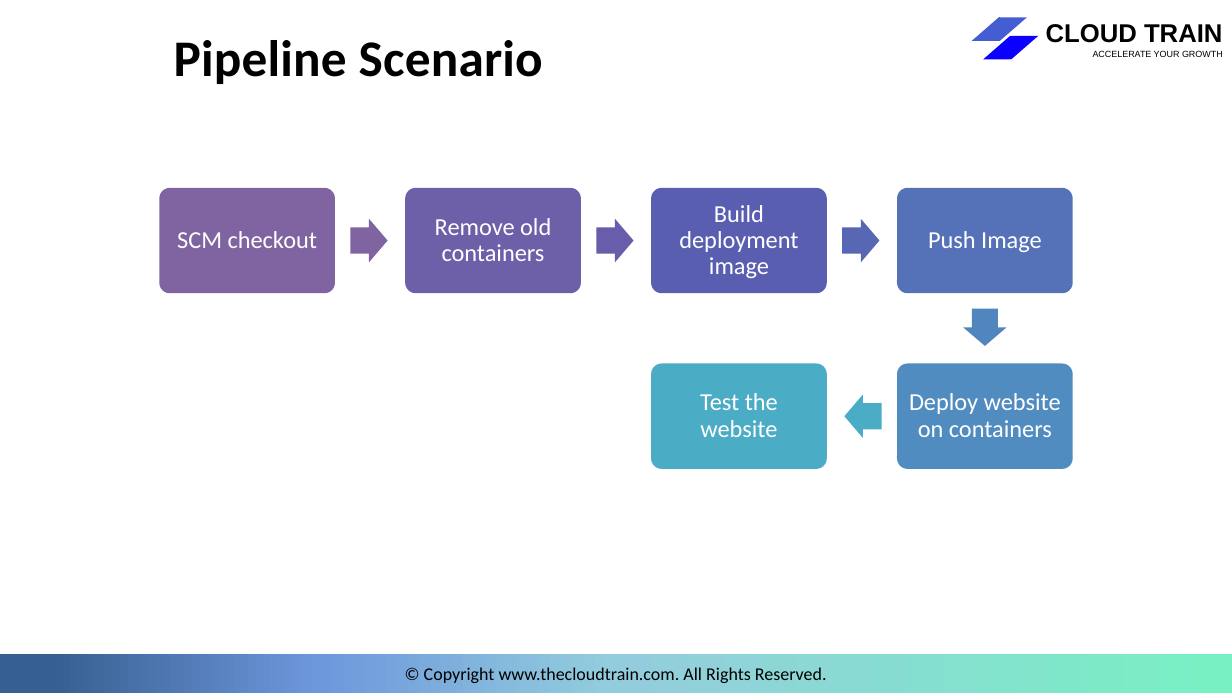
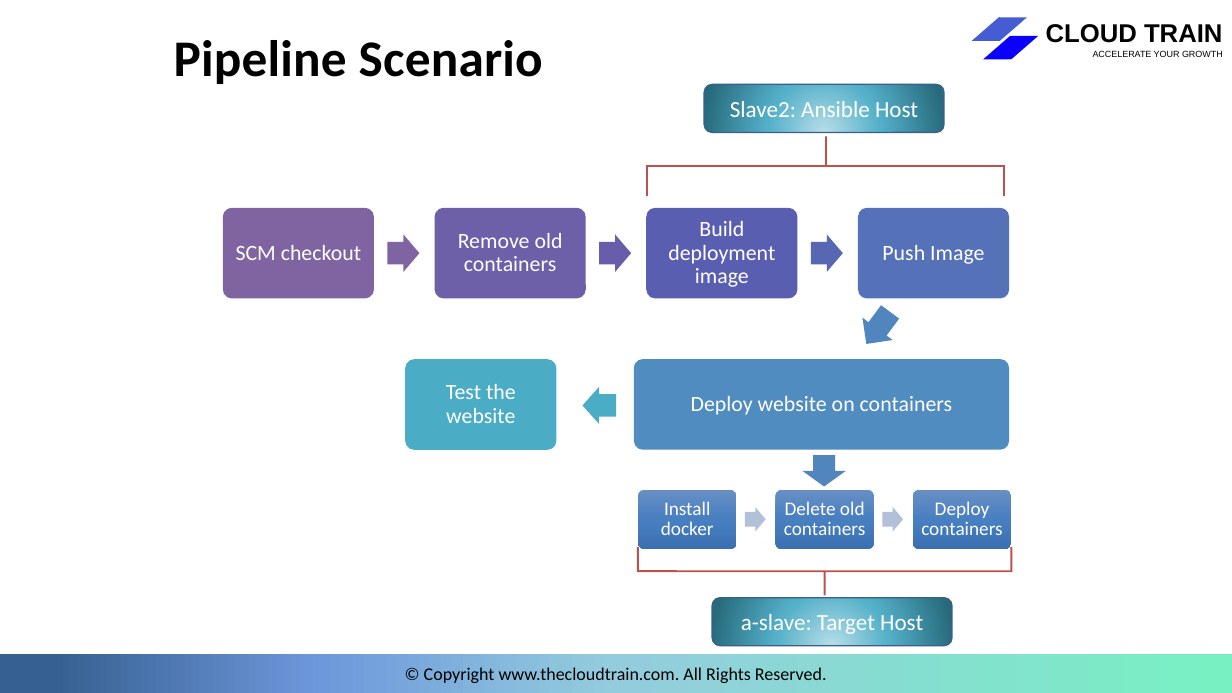
Before and after one commit to vistasunil/jenkins-terraform-docker-webinar, a slide deck: slide 12 of Jenkins_CICD.pptx. Drawn at 1232x693 pixels with LibreOffice and Linux fonts; fonts in the diff are those of the drawing; background and template pictures are left out. Boxes give left, top, right and bottom in pixels: in the first picture for what was removed or moved away, otherwise in the second. Text is boxed around its words. In the diff, an @@ line names an element or a change of style, - is before the commit and + after.

Commit message:
add

```diff
--- a/Jenkins_CICD.pptx
+++ b/Jenkins_CICD.pptx
@@ rounded rectangle added at [704, 84, 945, 132], fill gradient #B7DEE8 to #54B0C9 to #276A7C, outline #3A5F8C 1 pt, 18 pt, text #FFFFFF @@
+Slave2: Ansible Host
@@ left brace added at [647, 136, 1005, 195], outline #C0504D 1.5 pt @@
@@ rounded rectangle: place and size @@
-rounded rectangle at [159, 188, 335, 293]
+rounded rectangle at [223, 208, 374, 299]
@@ rounded rectangle: place and size @@
-rounded rectangle at [406, 188, 581, 293]
+rounded rectangle at [434, 208, 586, 299]
@@ rounded rectangle: place and size @@
-rounded rectangle at [652, 188, 827, 293]
+rounded rectangle at [646, 208, 798, 299]
@@ rounded rectangle: place and size @@
-rounded rectangle at [897, 188, 1073, 293]
+rounded rectangle at [859, 208, 1010, 299]
@@ text "SCM checkout": place and size @@
-text "SCM checkout" at [177, 231, 317, 248]
+text "SCM checkout" at [236, 245, 361, 260]
@@ right arrow: place and size @@
-right arrow at [350, 219, 387, 262]
+right arrow at [387, 235, 420, 273]
@@ text "Remove old containers": place and size @@
-text "Remove old containers" at [435, 218, 551, 261]
+text "Remove old containers" at [458, 233, 563, 271]
@@ right arrow: place and size @@
-right arrow at [596, 219, 633, 262]
+right arrow at [599, 235, 631, 273]
@@ text "Build deployment image": place and size @@
-text "Build deployment image" at [679, 205, 798, 278]
+text "Build deployment image" at [668, 221, 775, 287]
@@ right arrow: place and size @@
-right arrow at [843, 219, 880, 262]
+right arrow at [811, 235, 843, 273]
@@ text "Push Image": place and size @@
-text "Push Image" at [928, 231, 1042, 252]
+text "Push Image" at [882, 245, 984, 264]
@@ right arrow at [851, 301, 906, 356]: rotation 90 to 126 degrees @@
@@ rounded rectangle: place and size @@
-rounded rectangle at [652, 363, 827, 469]
+rounded rectangle at [406, 360, 557, 450]
@@ size 19 to 17 pt in 6 elements at [458, 233, 563, 271], [668, 221, 775, 287], [236, 245, 361, 260], [882, 245, 984, 264], [691, 396, 953, 415], [446, 384, 516, 423] @@
@@ text "Test the website": place and size @@
-text "Test the website" at [700, 393, 778, 437]
+text "Test the website" at [446, 384, 516, 423]
@@ right arrow: place and size @@
-right arrow at [845, 395, 882, 438]
+right arrow at [582, 386, 616, 424]
@@ rounded rectangle: place and size @@
-rounded rectangle at [897, 363, 1073, 469]
+rounded rectangle at [634, 360, 1009, 450]
@@ text "Deploy website on containers": place and size @@
-text "Deploy website on containers" at [909, 393, 1061, 437]
+text "Deploy website on containers" at [691, 396, 953, 415]
@@ down arrow added at [802, 456, 846, 487], fill #5185BD @@
@@ group added at [639, 490, 1011, 549]: 3 rounded rectangles, 3 texts, 2 right arrows @@
+Install docker
+Delete old containers
+Deploy containers
@@ left brace added at [638, 547, 1011, 595], outline #C0504D 1.5 pt @@
@@ rounded rectangle added at [713, 598, 953, 646], fill gradient #B7DEE8 to #54B0C9 to #276A7C, outline #3A5F8C 1 pt, 18 pt, text #FFFFFF @@
+a-slave: Target Host
```
